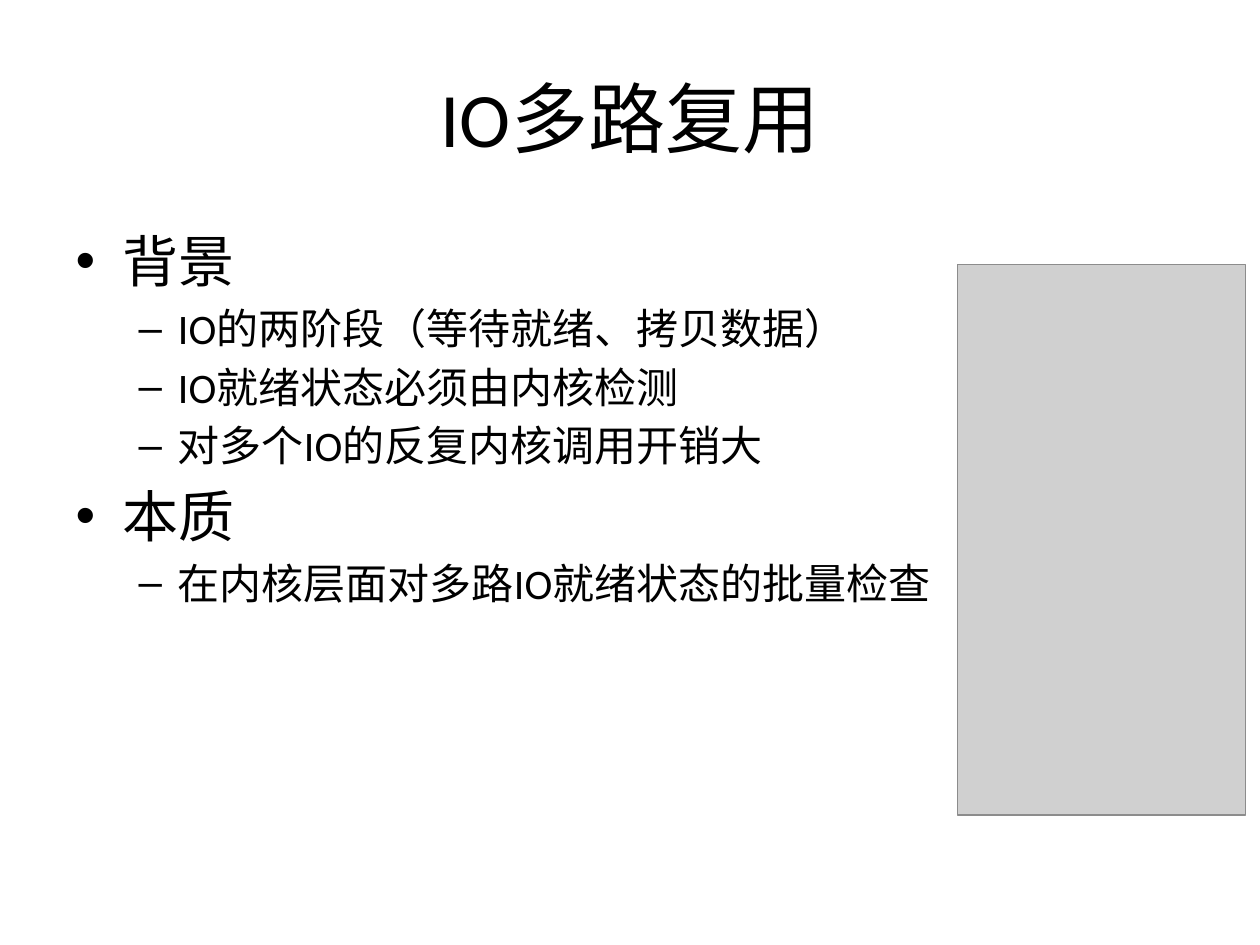
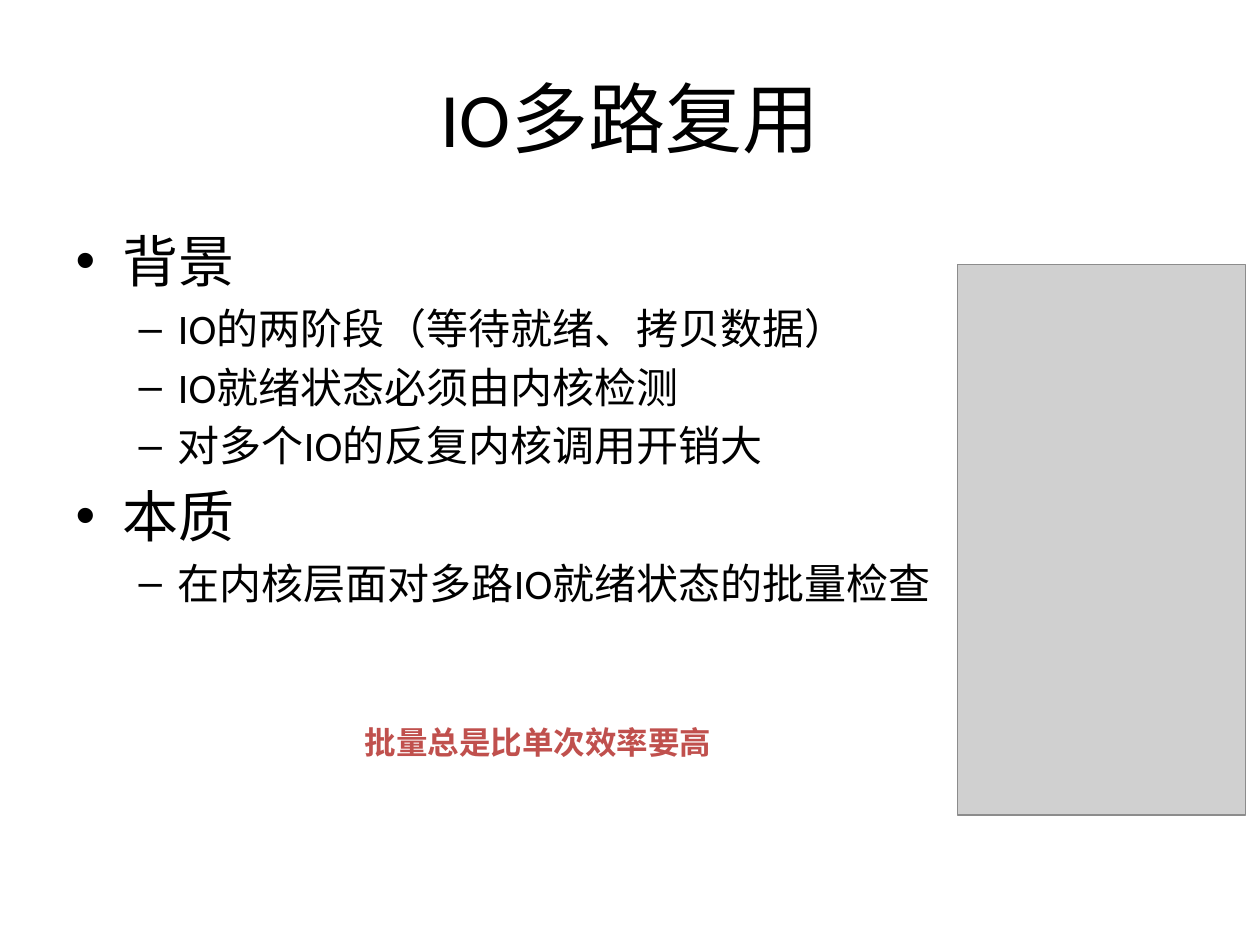
Before and after one commit to guhanjie/Knowledge-sharing, a slide deck: slide 43 of 扒一扒Java IO那些事儿.pptx. Drawn at 1260x945 pixels with LibreOffice and Linux fonts; fonts in the diff are those of the drawing; grey boxes stand for pictures. Boxes give left, top, right and bottom in pixels: in the first picture for what was removed or moved away, otherwise in the second. Text is boxed around its words. In the diff, an @@ line names an element or a change of style, - is before the commit and + after.

```diff
--- a/扒一扒Java IO那些事儿.pptx
+++ b/扒一扒Java IO那些事儿.pptx
@@ text added at [365, 727, 711, 757], 18 pt, text #C0504D, bold @@
+批量总是比单次效率要高
```
Also in this commit, not shown: 5 other slides changed.
